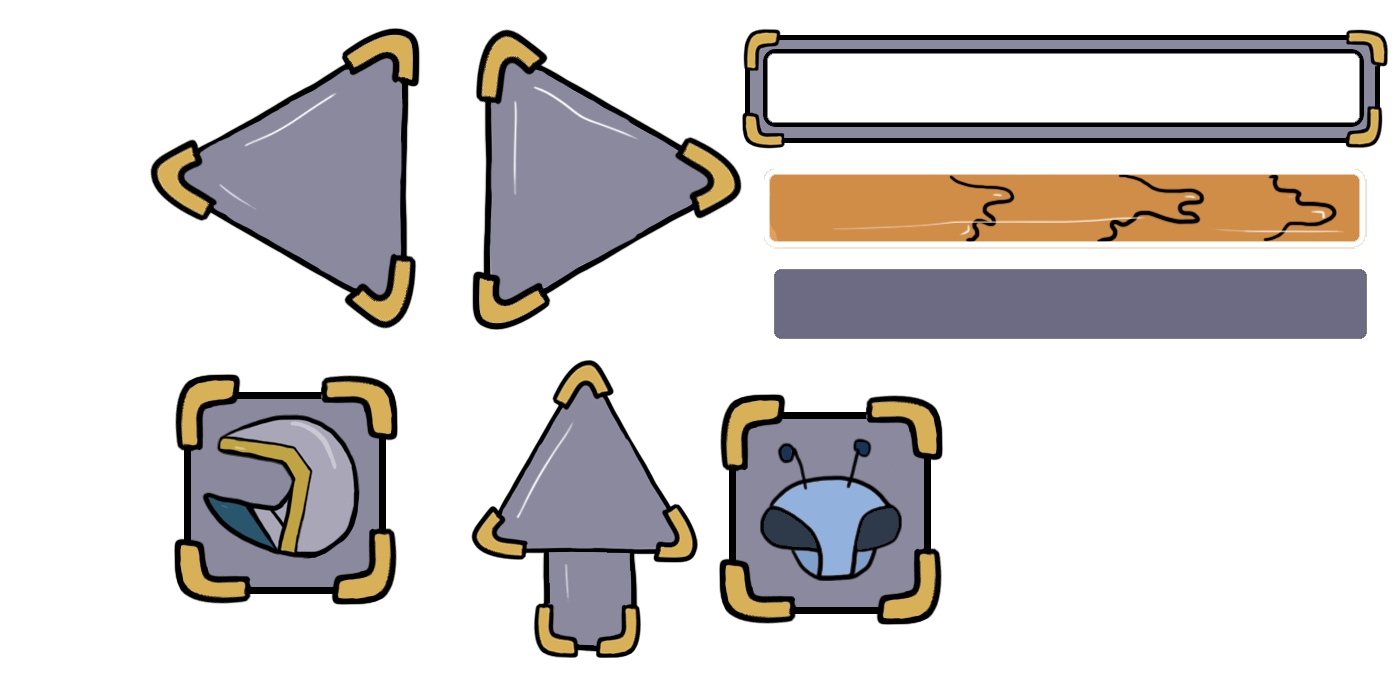
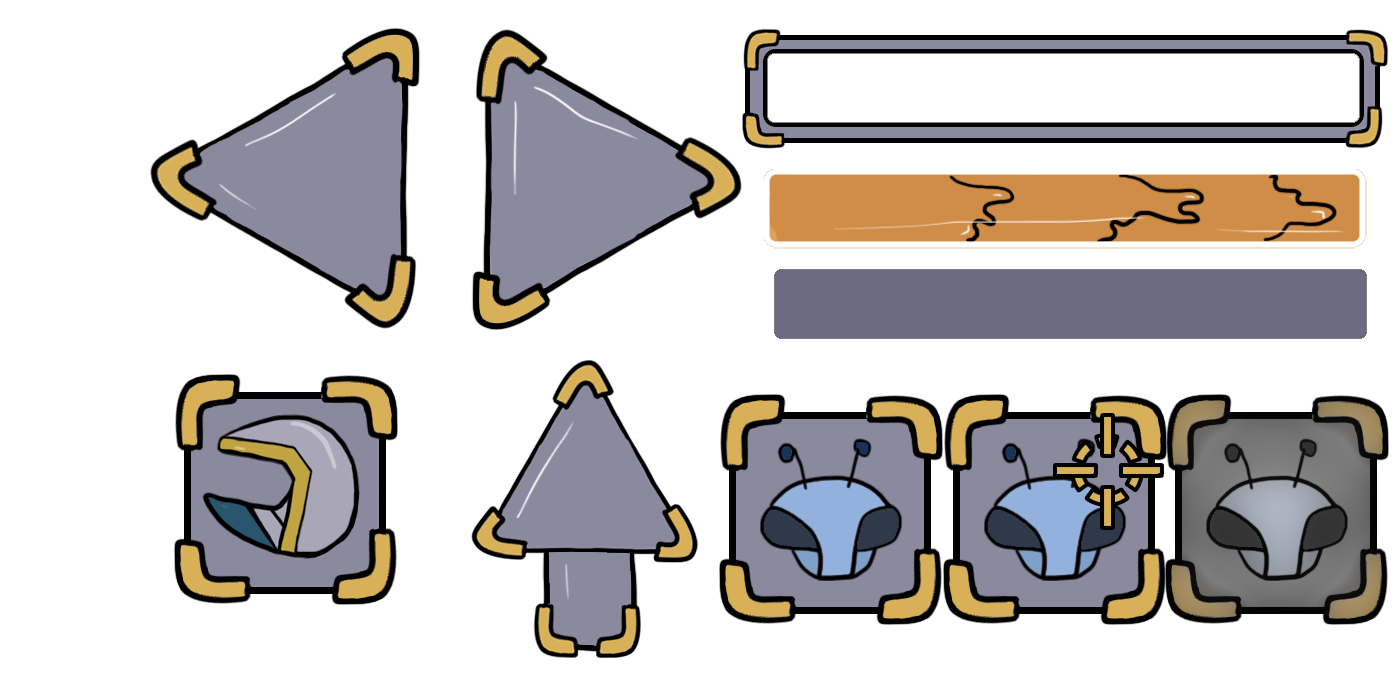
Layers edited between the first and the second 1400 x 700 image:
added layer "Группа 1" above "Слой 24" over [943, 394, 1167, 625]
added layer "Слой 24" above "Слой 16" over [1165, 394, 1389, 625]
